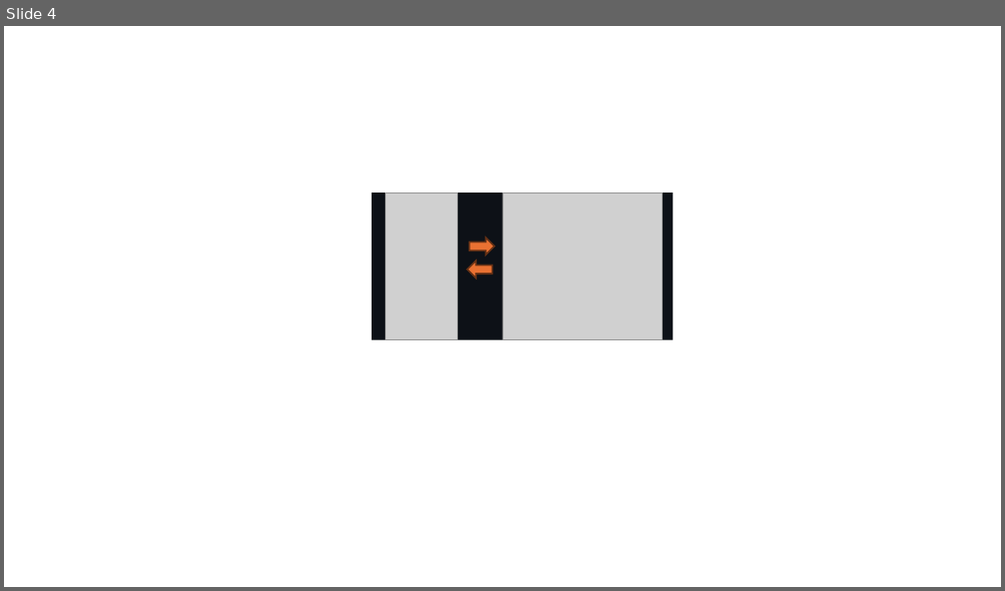
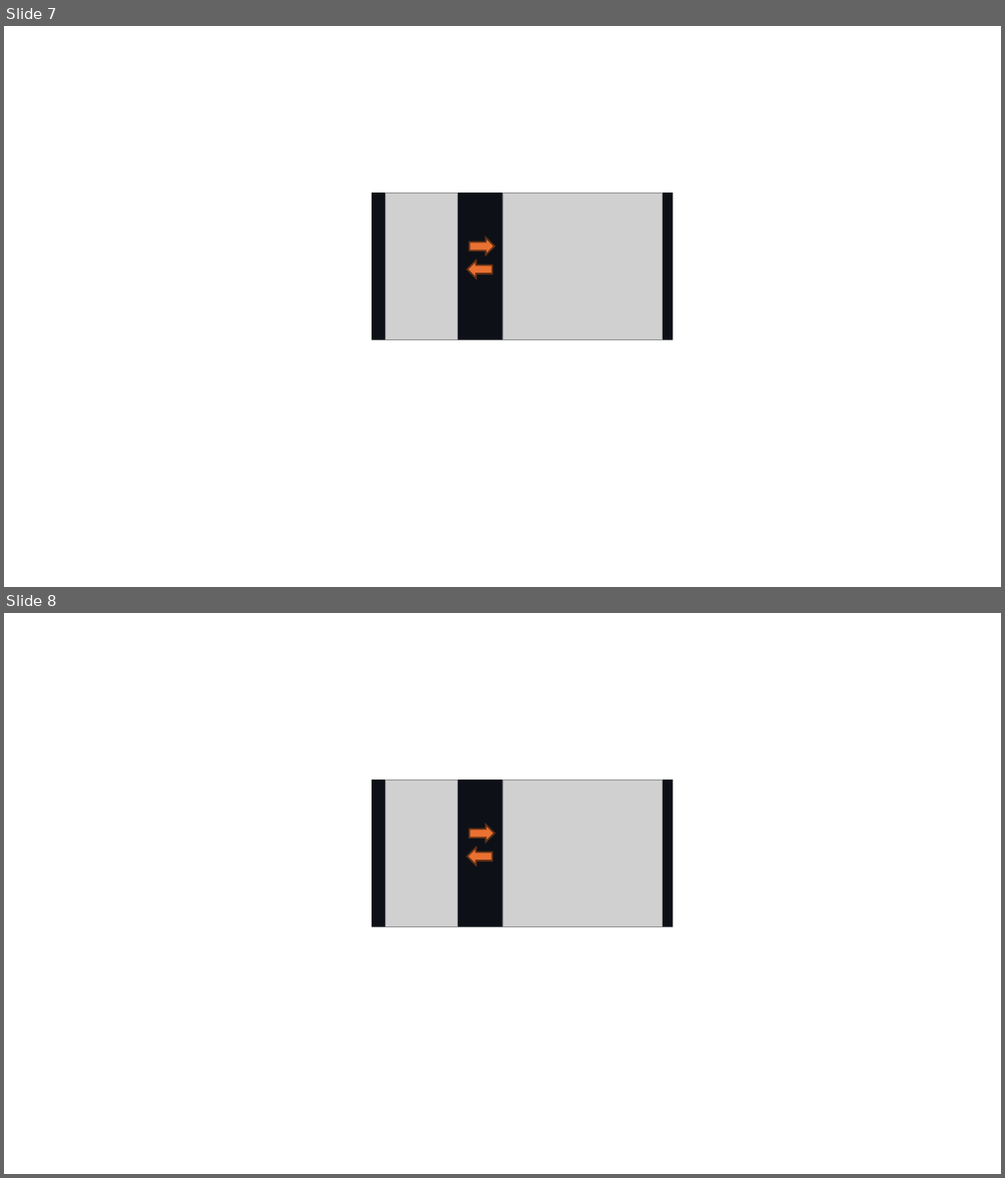
Before and after one commit to deckerth/FoobarRemoteController2, a slide deck: assets/launcher_icon.pptx. Shown one above the other, each under a label of ours: slide 4 before the commit, slides 7 and 8 after it. The pictures are 1005x591 and 1005x1178 pixels, drawn with LibreOffice and Linux fonts; fonts in the diff are those of the drawing; grey boxes stand for pictures. Boxes give left, top, right and bottom in pixels: in the first picture for what was removed or moved away, otherwise in the second. Text is boxed around its words. In the diff, an @@ line names an element or a change of style, - is before the commit and + after.

```diff
--- a/assets/launcher_icon.pptx
+++ b/assets/launcher_icon.pptx
@@ slide 8 added at (x1=4, y1=613, x2=1001, y2=1174), background #FFFFFF @@
@@ rectangle added at (x1=372, y1=779, x2=672, y2=927), fill #0D1117 @@
@@ picture added at (x1=386, y1=779, x2=457, y2=927) @@
@@ picture added at (x1=502, y1=779, x2=663, y2=927) @@
@@ right arrow added at (x1=469, y1=825, x2=494, y2=842), fill #E97132, outline #663216 1.5 pt @@
@@ right arrow added at (x1=468, y1=848, x2=493, y2=865), fill #E97132, outline #663216 1.5 pt @@
@@ what was slide 4 is now slide 7 @@
```
Also in this commit, not shown: 3 other slides added, 27 other files.
